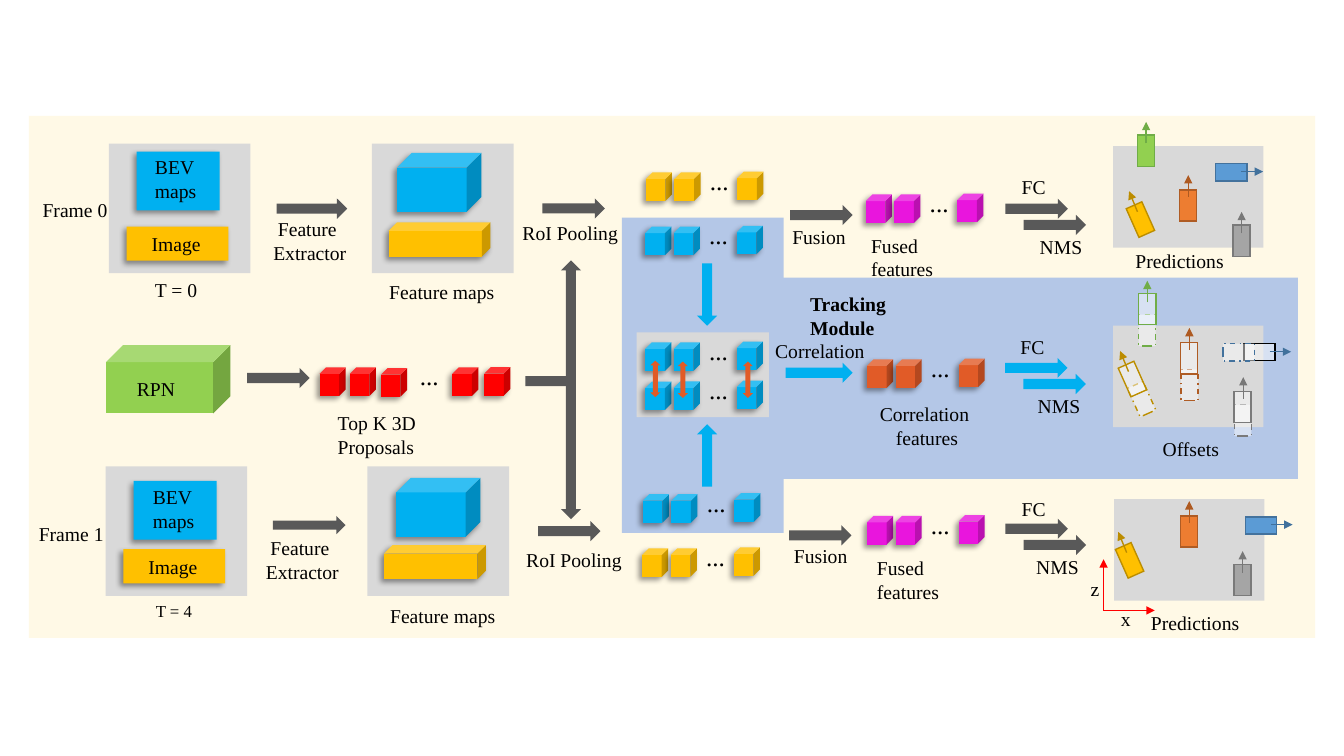
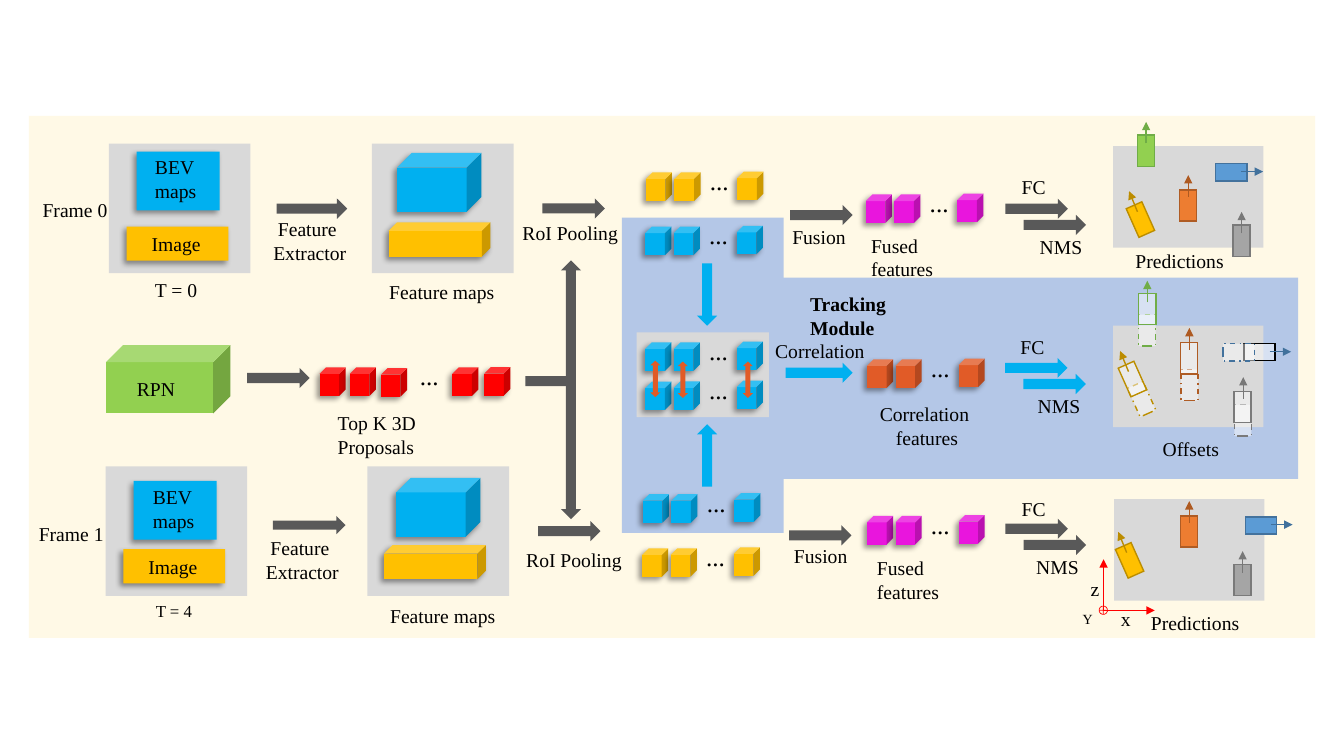
Before and after one commit to Guoxs/DODT, a slide deck: slide 5 of doc/DODT/images/figure.pptx. Drawn at 1344x756 pixels with LibreOffice and Linux fonts; fonts in the diff are those of the drawing. Boxes give left, top, right and bottom in pixels: in the first picture for what was removed or moved away, otherwise in the second. Text is boxed around its words. In the diff, an @@ line names an element or a change of style, - is before the commit and + after.

```diff
--- a/doc/DODT/images/figure.pptx
+++ b/doc/DODT/images/figure.pptx
@@ group added at bbox=[1083, 604, 1109, 624]: 2 lines, 1 ellipse, 1 text @@
+Y
```
Also in this commit, not shown: 35 other files.
